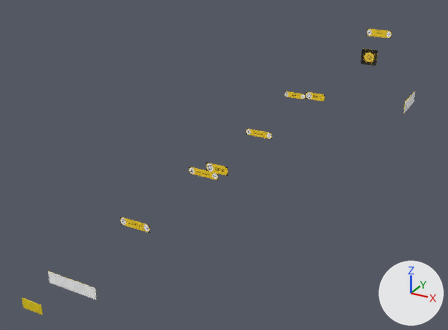
What one commit did to the OBJ model models/vrLabsModel/indicadores.obj.
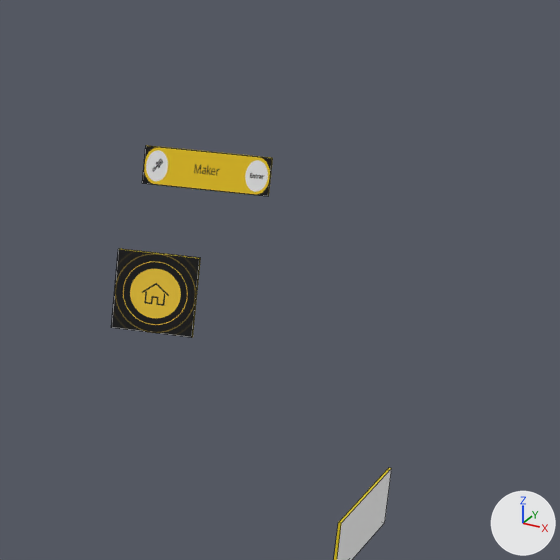
Each version is shown whole from a camera (50 mm lens) standing at (3.12, -10.33, 4.61) and looking at (-1.69, -1.58, 0.23), then close up on the part from 76% to 100% of the width and 0% to 33% of the height. Lighting does not change. The marker at lower right points along +X, +Y and +Z. The close-ups show mesh edges as thin lines. Where no turn or scale is listed for an object, it has been applied to the vertices.

Names of what the first close-up shows: 'agora_Cube.015', 'main_Cube.016', 'radical_Cube.013'.
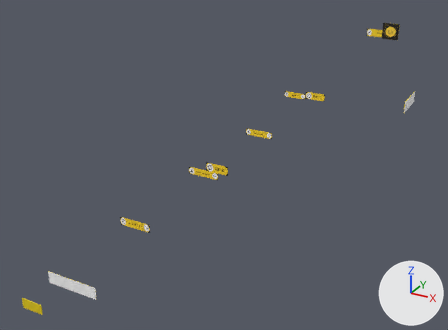
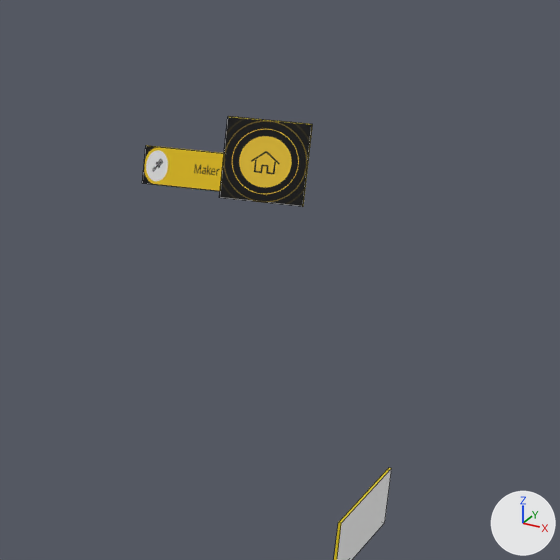
What differs and where, as boxes (x1, y1, x2, y2) in the close-ups (560 x 560 px):
'main_Cube.016', mesh moved: before (111, 249, 200, 338); after (219, 116, 312, 207)

What the commit changed:
me_main_cube_016 has 8 vertices, 6 faces and spans x -0.638..-0.295, y 2.617..2.627, z 1.225..1.558.
me_main_cube_016 is used by ob_main_cube_016; location (0.0, 0.0, 0.0).
me_main_cube_016 part 1: the whole mesh is moved by (0.351, 0.184, 0.548).
